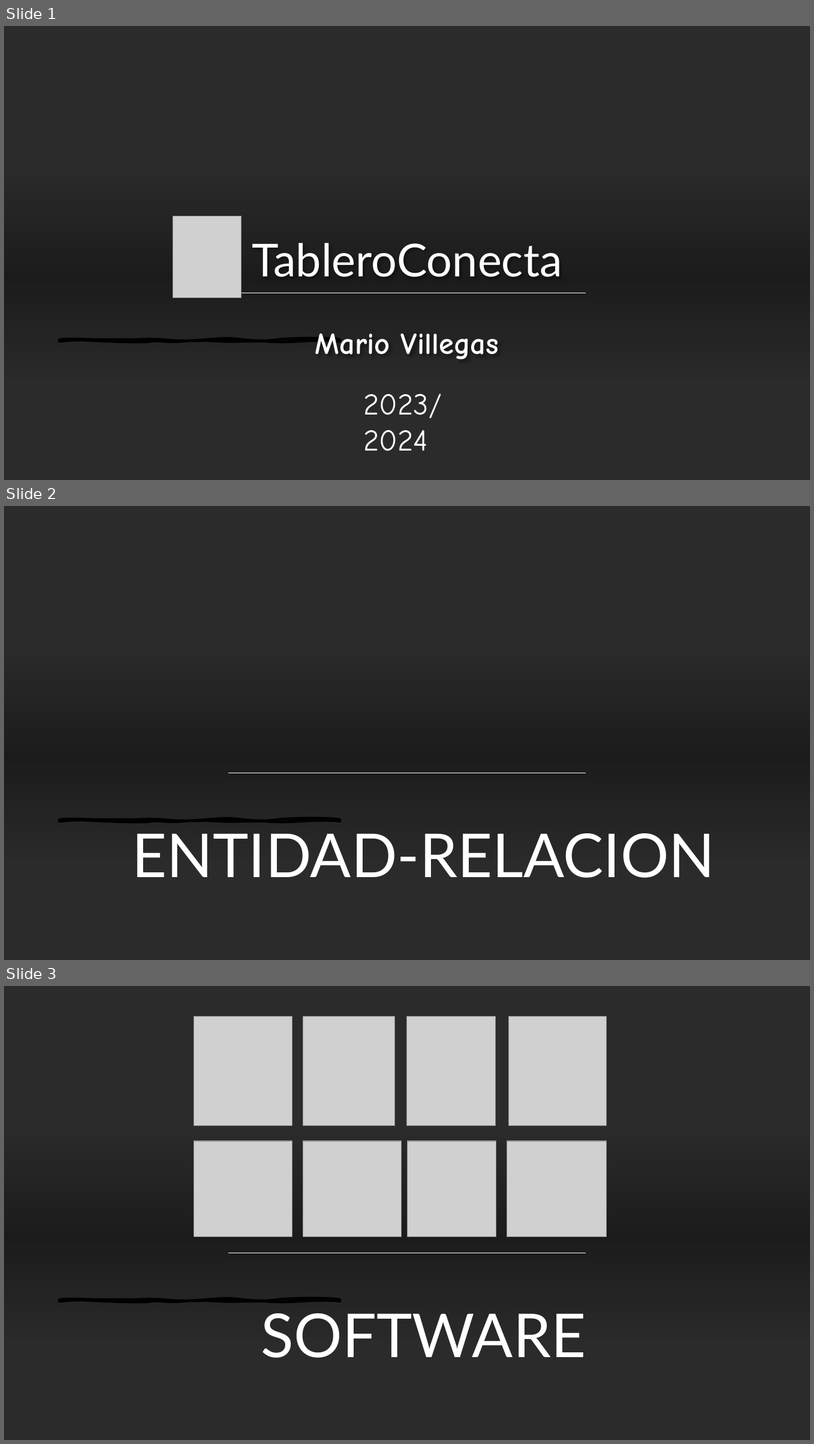
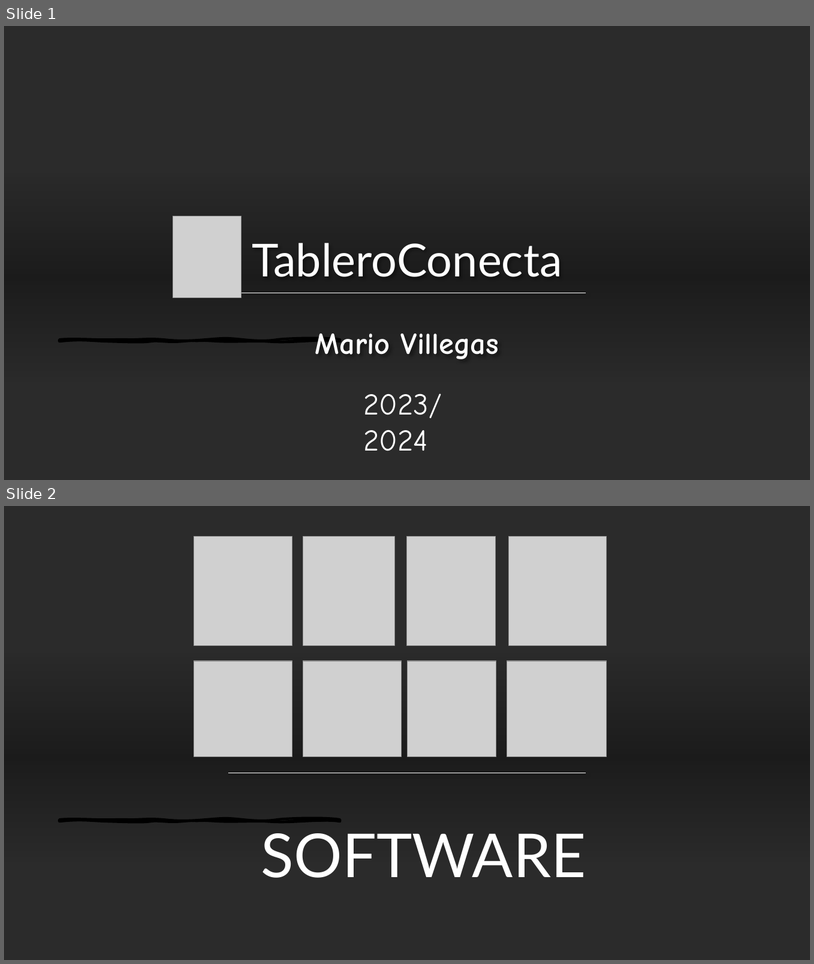
Before and after one commit to juanes84vdb/proyectoMayo, a slide deck: TableroConecta.pptx. Shown one above the other, each under a label of ours: slides 1, 2 and 3 before the commit, slides 1 and 2 after it. The pictures are 814x1444 and 814x964 pixels, drawn with LibreOffice and Linux fonts; fonts in the diff are those of the drawing; grey boxes stand for pictures; background and template pictures are left out; a plain dark background stands for a picture behind light text. Boxes give left, top, right and bottom in pixels: in the first picture for what was removed or moved away, otherwise in the second. Text is boxed around its words. In the diff, an @@ line names an element or a change of style, - is before the commit and + after.

```diff
--- a/TableroConecta.pptx
+++ b/TableroConecta.pptx
@@ slide 2 removed at [4, 506, 810, 960], background picture (left out); not listed: 1 template element that a slide beside it also shows @@
@@ rectangle removed at [4, 652, 810, 861] @@
@@ line removed from (228, 773) to (586, 773) @@
@@ text removed at [132, 833, 715, 877] @@
-ENTIDAD-RELACION
@@ what was slide 3 is now slide 2 @@
```
Also in this commit, not shown: 1 slide changed.
